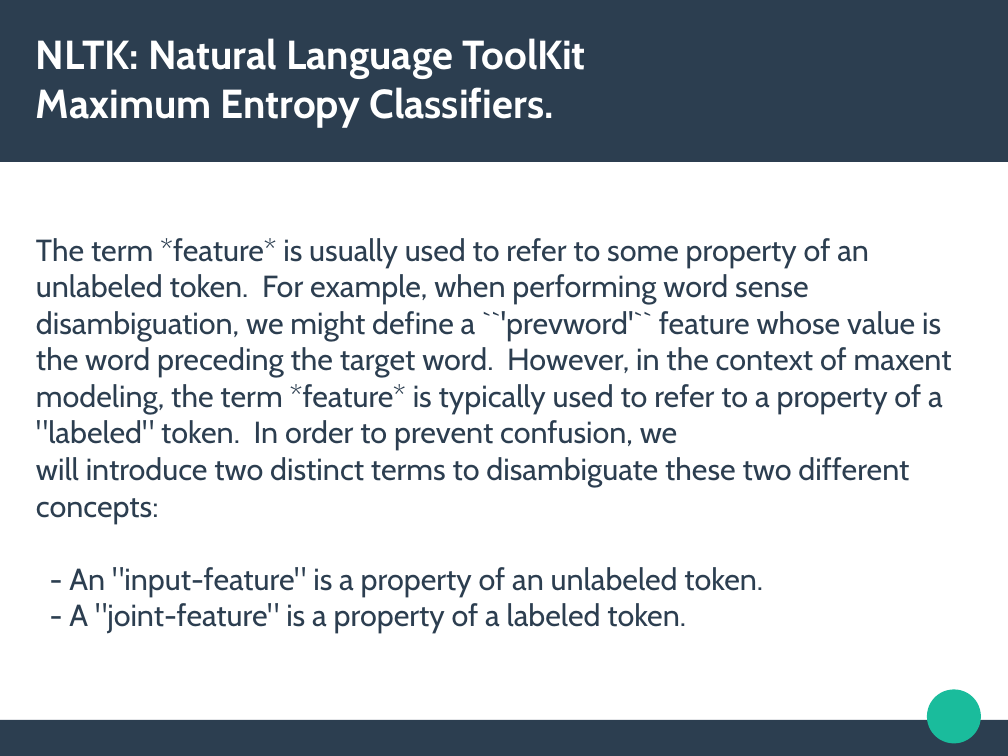
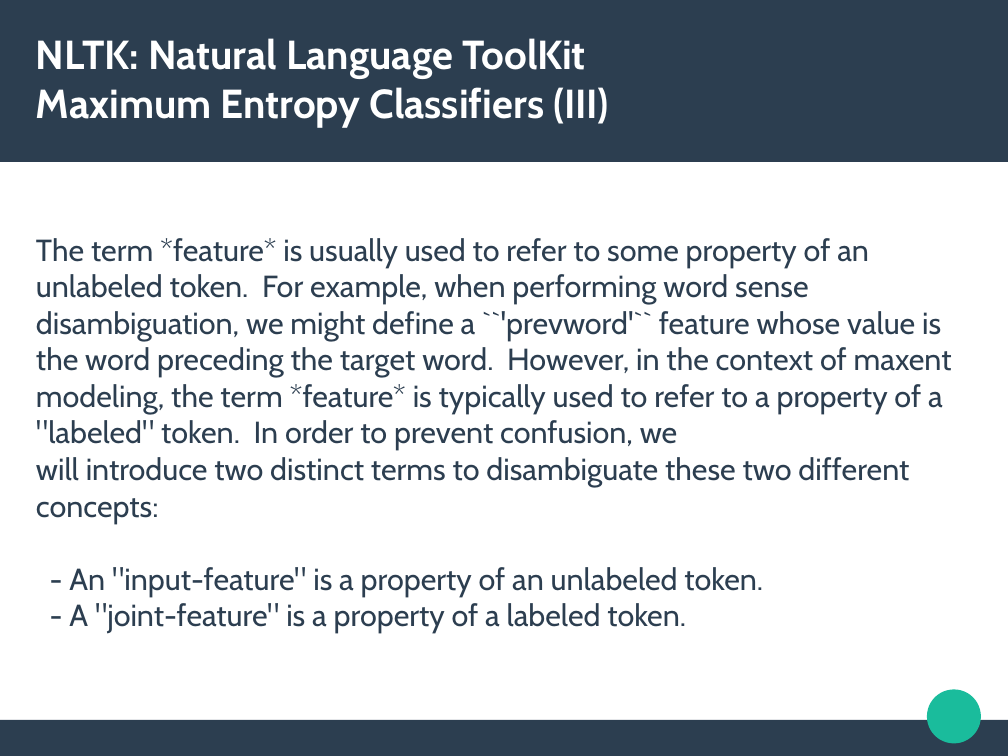
Before and after one commit to Lingwars/GAPLEN, a slide deck: slide 9 of docs/materials/classify.odp (slide 7 before the commit). Drawn at 1008x756 pixels with LibreOffice and Linux fonts; fonts in the diff are those of the drawing. Boxes give left, top, right and bottom in pixels: in the first picture for what was removed or moved away, otherwise in the second. Text is boxed around its words. In the diff, an @@ line names an element or a change of style, - is before the commit and + after.

```diff
--- a/docs/materials/classify.odp
+++ b/docs/materials/classify.odp
@@ title at <box>36,38,609,127</box>: text changed @@
-NLTK: Natural Language ToolKit
-Maximum Entropy Classifiers.
+NLTK: Natural Language ToolKit
+Maximum Entropy Classifiers (III)
```
Also in this commit, not shown: 3 other slides changed, 9 slides added.
